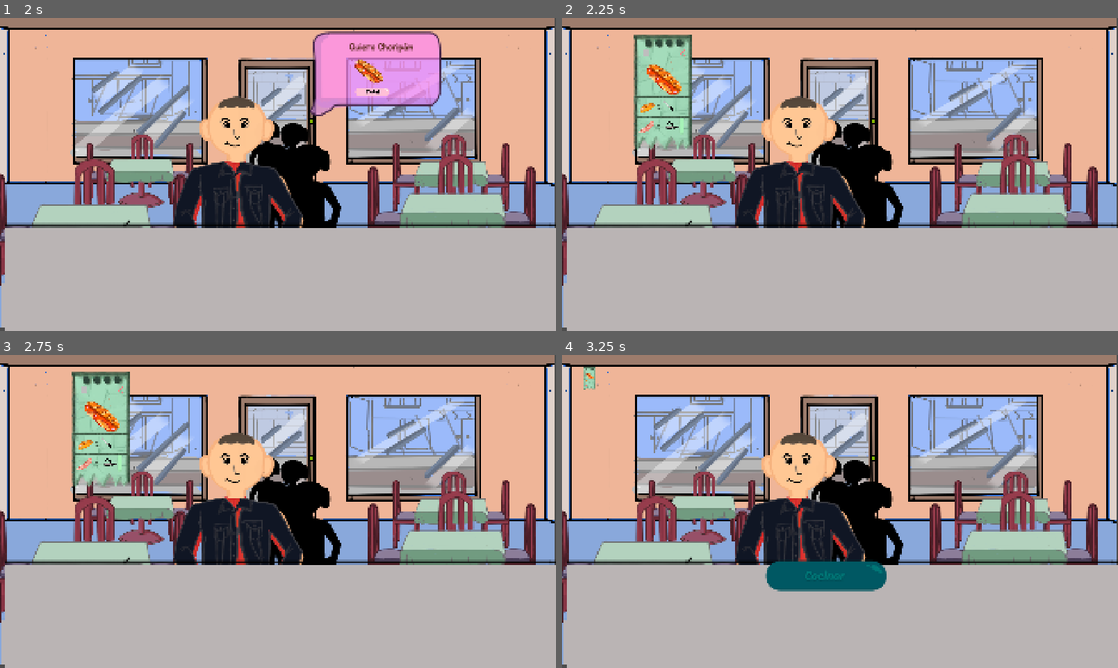
Above: before the commit, frames 1-4 (two rows, left to right).
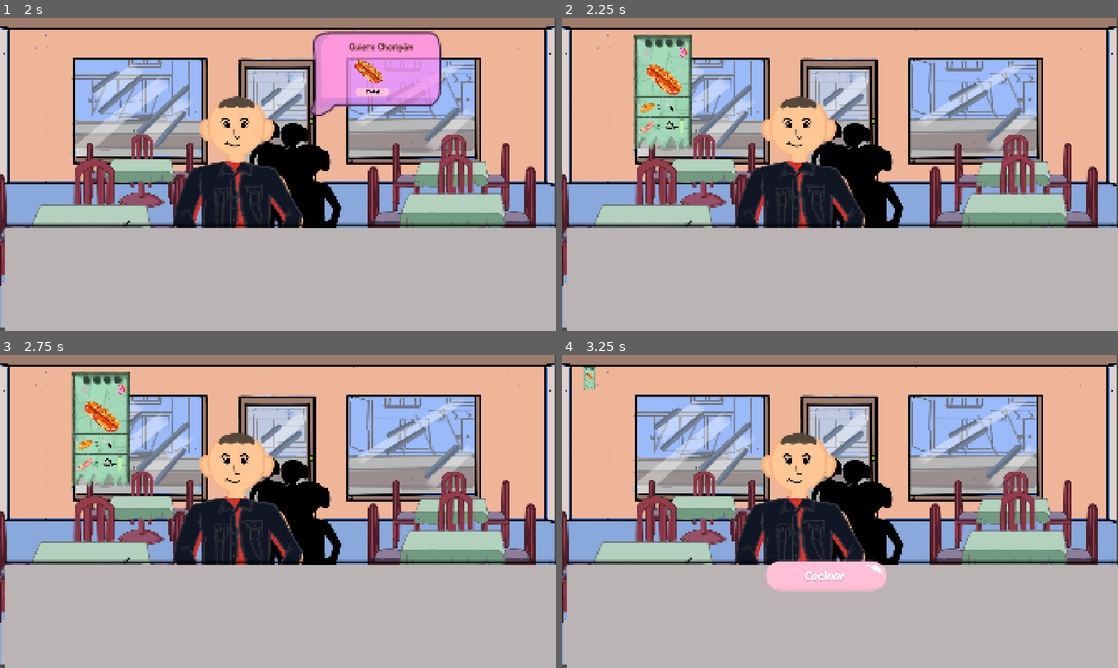
Above: after the commit, the same moments.

Repository: KimHana1/chorikazam
Game: Godot game, scene res://Escenas/control.tscn
Two runs of this game, one before a commit and one after it. Both use one fixed random seed, a clock stepped at 60 frames per second and the inputs below.
Inputs (mouse positions are in pixels of both pictures, inside the frame that each line leads up to):
- Up to frame 1 (2 s): click "Atender" at 0.5 s; click (266, 246) at 1.25 s
- Up to frame 2 (2.25 s): click (934, 89) at 2 s
- Up to frame 3 (2.75 s): no input
- Up to frame 4 (3.25 s): click (684, 389) at 2.75 s

Frame 1 is identical in both runs. In frame 2, less than 0.1% of the frame differs, in the area x 21-23%, y 9-37%; in frame 3, less than 0.1%; in frame 4, 2.1%, in the area x 36-59%, y 65-76%.

Commit message:
quiero commitear el ultimo cambio en los sprites que me permite exportar a .exe aaaaaa

Diff:
--- a/Escenas/cliente.tscn
+++ b/Escenas/cliente.tscn
@@ -17,26 +17,8 @@
 
 [sub_resource type="Theme" id="Theme_5jc13"]
 
-[sub_resource type="ViewportTexture" id="ViewportTexture_l2mks"]
-
 [sub_resource type="Theme" id="Theme_dffsu"]
 default_base_scale = 0.48
-Button/colors/font_color = Color(0, 0, 0, 1)
-Button/colors/font_disabled_color = Color(0.84511966, 0.8914612, 0.83171713, 0.5019608)
-Button/colors/font_focus_color = Color(1, 0.7058824, 0.74509805, 1)
-Button/colors/font_hover_color = Color(0.87392443, 0.72346675, 0.63536835, 1)
-Button/colors/font_hover_pressed_color = Color(0.7416442, 0.5172512, 0.40979204, 1)
-Button/colors/font_outline_color = Color(0, 0, 0, 1)
-Button/colors/font_pressed_color = Color(3.85046e-07, 0.92782027, 0.93008065, 1)
-Button/colors/icon_disabled_color = Color(0.7607843, 1, 1, 0.4)
-Button/colors/icon_focus_color = Color(0, 0.8135975, 0.81359726, 1)
-Button/colors/icon_hover_color = Color(0, 0.46526366, 0.4654801, 1)
-Button/colors/icon_hover_pressed_color = Color(0, 0.37150973, 0.3718952, 1)
-Button/colors/icon_normal_color = Color(1.0588765e-06, 0.46096152, 0.4610508, 1)
-Button/colors/icon_pressed_color = Color(0, 0.16629922, 0.16629922, 1)
-Button/font_sizes/font_size = 34
-Button/fonts/font = ExtResource("4_vo5fx")
-Button/icons/icon = SubResource("ViewportTexture_l2mks")
 
 [node name="Cliente" type="CharacterBody2D" unique_id=1181098271]
 position = Vector2(314.00003, 481.00003)
--- a/Escenas/ticket.tscn
+++ b/Escenas/ticket.tscn
@@ -1,7 +1,7 @@
 [gd_scene format=3 uid="uid://cxyactoho1jv4"]
 
 [ext_resource type="Script" uid="uid://b4hdh5l2kllpb" path="res://Script/ticket.gd" id="1_e54rb"]
-[ext_resource type="Texture2D" uid="uid://dca8mdrysgbq4" path="res://Sprites/botones/Ticket (1).png" id="2_tvjgq"]
+[ext_resource type="Texture2D" uid="uid://cb3p6kvni554o" path="res://Sprites/botones/cerrar+ (1).png" id="2_tvjgq"]
 
 [node name="Ticket" type="CanvasLayer" unique_id=1958361917]
 script = ExtResource("1_e54rb")
--- a/Script/cliente.gd
+++ b/Script/cliente.gd
@@ -27,17 +27,17 @@
 
 var clientes = {
 	"mujer": {
-		"principal": preload("res://Sprites/clientes/mujer/principal.png"),
-		"medio": preload("res://Sprites/clientes/mujer/medio.png"),
-		"enojado": preload("res://Sprites/clientes/mujer/enojada.png"),
-		"feliz": preload("res://Sprites/clientes/mujer/feliz.png"),
+		"enojada": preload("res://Sprites/clientes/Mujer/enojada.png"),
+		"feliz": preload("res://Sprites/clientes/Mujer/feliz.png"),
+		"medio": preload("res://Sprites/clientes/Mujer/medio.png"),
+		"principal": preload("res://Sprites/clientes/Mujer/principal.png"),
 		"color": Color.BROWN
 	},
 	"hombre": {
-		"principal": preload("res://Sprites/clientes/hombre/principal.png"),
-		"medio": preload("res://Sprites/clientes/hombre/medio.png"),
-		"enojado": preload("res://Sprites/clientes/hombre/enojado.png"),
-		"feliz": preload("res://Sprites/clientes/hombre/feliz.png"),
+		"enojado": preload("res://Sprites/clientes/Hombre/enojado.png"),
+		"feliz": preload("res://Sprites/clientes/Hombre/feliz.png"),
+		"medio": preload("res://Sprites/clientes/Hombre/medio.png"),
+		"principal": preload("res://Sprites/clientes/Hombre/principal.png"),
 		"color": Color.GRAY
 	}
 }
@@ -49,7 +49,7 @@
 			"pan": ["cortar"],
 			"chorizo": ["calentar"]
 		},
-		"paciencia": 100
+		"paciencia": 85
 	},
 	{
 		"nombre": "Ensalada",
@@ -57,7 +57,7 @@
 			"papa": ["cortar"],
 			"tomate": ["cortar"]
 		},
-		"paciencia": 90
+		"paciencia": 80
 	},
 	{
 		"nombre": "Papa Frita",
--- a/Sprites/icon.svg
+++ /dev/null
@@ -1 +0,0 @@
-<svg xmlns="http://www.w3.org/2000/svg" width="128" height="128"><rect width="124" height="124" x="2" y="2" fill="#363d52" stroke="#212532" stroke-width="4" rx="14"/><g fill="#fff" transform="translate(12.322 12.322)scale(.101)"><path d="M105 673v33q407 354 814 0v-33z"/><path fill="#478cbf" d="m105 673 152 14q12 1 15 14l4 67 132 10 8-61q2-11 15-15h162q13 4 15 15l8 61 132-10 4-67q3-13 15-14l152-14V427q30-39 56-81-35-59-83-108-43 20-82 47-40-37-88-64 7-51 8-102-59-28-123-42-26 43-46 89-49-7-98 0-20-46-46-89-64 14-123 42 1 51 8 102-48 27-88 64-39-27-82-47-48 49-83 108 26 42 56 81zm0 33v39c0 276 813 276 814 0v-39l-134 12-5 69q-2 10-14 13l-162 11q-12 0-16-11l-10-65H446l-10 65q-4 11-16 11l-162-11q-12-3-14-13l-5-69z"/><path d="M483 600c0 34 58 34 58 0v-86c0-34-58-34-58 0z"/><circle cx="725" cy="526" r="90"/><circle cx="299" cy="526" r="90"/></g><g fill="#414042" transform="translate(12.322 12.322)scale(.101)"><circle cx="307" cy="532" r="60"/><circle cx="717" cy="532" r="60"/></g></svg>
--- a/project.godot
+++ b/project.godot
@@ -13,7 +13,6 @@
 config/name="juegochori"
 run/main_scene="uid://bxbmbwelwwv6b"
 config/features=PackedStringArray("4.6", "GL Compatibility")
-config/icon="res://Sprites/icon.svg"
 
 [autoload]
 
Not shown, changed: Sprites/Clientes/Hombre/Enojado.png.import
Not shown, changed: Sprites/Clientes/Hombre/Feliz.png.import
Not shown, changed: Sprites/Clientes/Hombre/Medio.png.import
Not shown, changed: Sprites/Clientes/Hombre/Principal.png.import
Not shown, changed: Sprites/Clientes/Mujer/Enojada.png.import
Not shown, changed: Sprites/Clientes/Mujer/Feliz.png.import
Not shown, changed: Sprites/Clientes/Mujer/Medio.png.import
Not shown, changed: Sprites/Clientes/Mujer/Principal.png.import
Binary file added: Sprites/QR/url_qrcodecreator.com_18_28_23.png
Not shown, changed: Sprites/QR/url_qrcodecreator.com_18_28_23.png.import
Binary file added: Sprites/botones/cerrar+ (1).png
Not shown, changed: Sprites/botones/cerrar+ (1).png.import
(and 18 more such lines)
